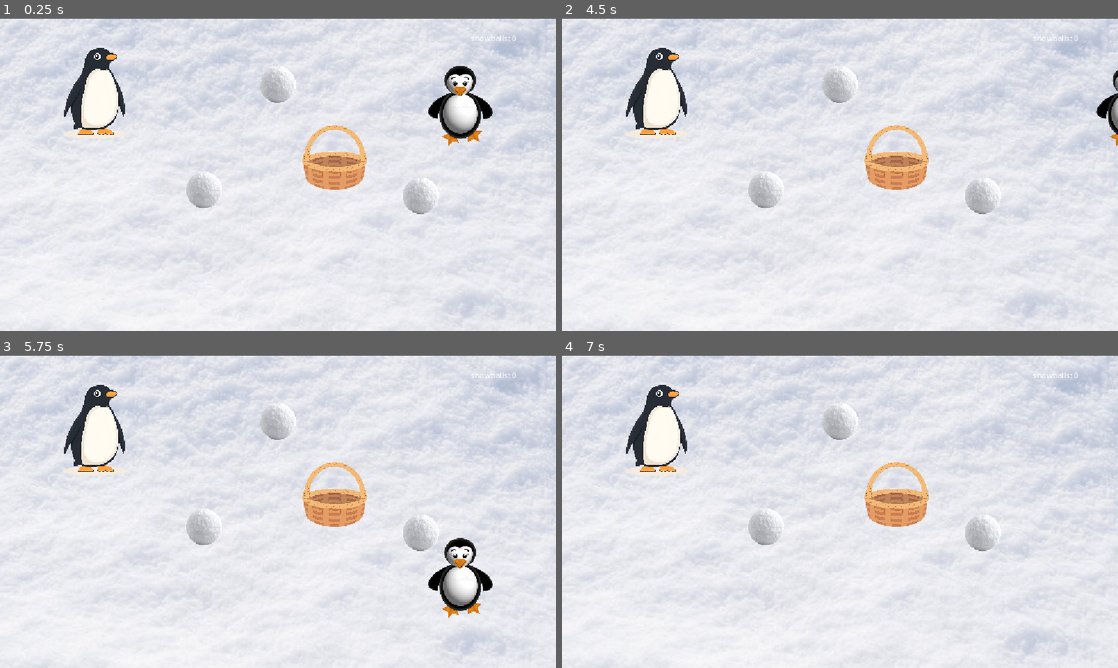
Above: before the commit, frames 1-4 (two rows, left to right).
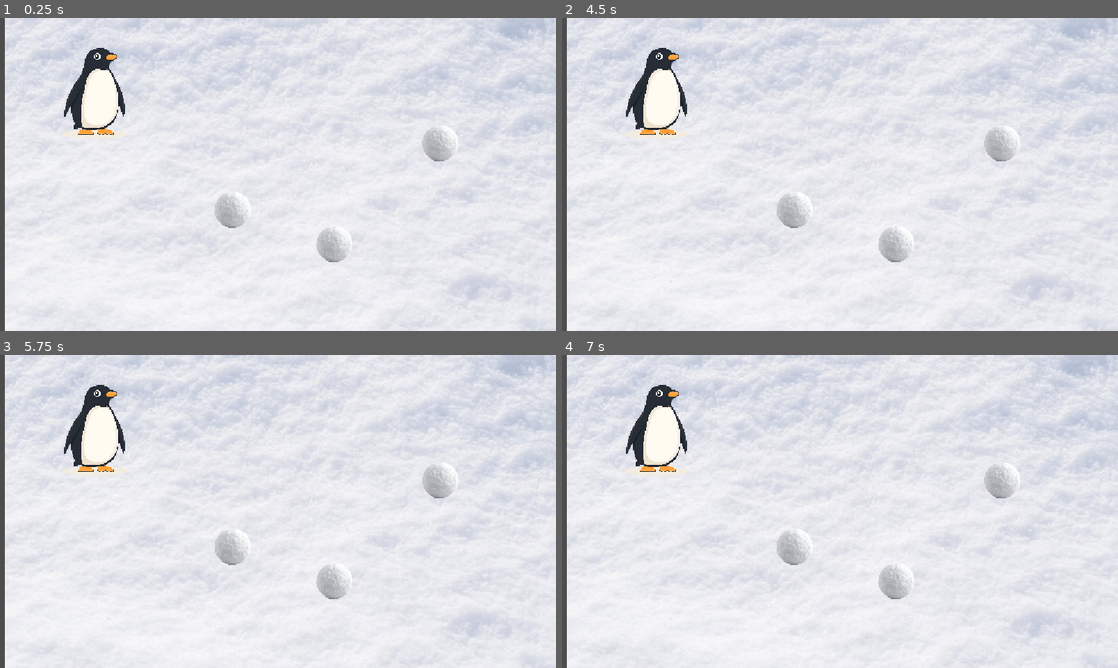
Above: after the commit, the same moments.

Repository: spaniker/snowglobe
Game: Godot game, scene res://main.tscn
Same seed, same stepped clock (60 frames per second), same inputs: the game is played once before the commit and once after it.
Inputs (mouse positions are in pixels of both pictures, inside the frame that each line leads up to):
- Up to frame 1 (0.25 s): no input
- Up to frame 2 (4.5 s): tap Enter (ui_accept) at 0.5, 1.35, 1.52, 1.82, 2, 2.85, 3.02, 3.32, 3.5, 4.35 s; move the mouse to (962, 158) at 0.52 s; hold D (move_right, bound only before the commit) 0.53-1.28 s; hold Enter (ui_accept) 0.53-1.28 s; move the mouse to (728, 190) at 1.27 s; hold S (move_down, bound only before the commit) 1.28-2.03 s; move the mouse to (895, 105) at 2.02 s; hold D (move_right, bound only before the commit) 2.03-2.78 s; hold Enter (ui_accept) 2.03-2.78 s; move the mouse to (812, 237) at 2.77 s; hold W (move_up, bound only before the commit) 2.78-3.53 s; move the mouse to (1006, 221) at 3.52 s; hold Enter (ui_accept) 3.53-4.28 s; hold A (move_left, bound only before the commit) from 3.53 s (still down); move the mouse to (673, 127) at 4.27 s
- Up to frame 3 (5.75 s): tap Enter (ui_accept) at 4.52, 4.82 s; move the mouse to (305, 511) at 5.02 s; release A (move_left, bound only before the commit) at 5.03 s; hold S (move_down, bound only before the commit) from 5.03 s (still down); hold Enter (ui_accept) from 5.03 s (still down)
- Up to frame 4 (7 s): move the mouse to (756, 433) at 5.77 s; release S (move_down, bound only before the commit) at 5.78 s; release Enter (ui_accept) at 5.78 s; hold D (move_right, bound only before the commit) 5.78-6.53 s; tap Enter (ui_accept) at 5.85, 6.02, 6.32 s; move the mouse to (962, 495) at 6.52 s; hold W (move_up, bound only before the commit) from 6.53 s (still down); hold Enter (ui_accept) from 6.53 s (still down)

The runs differ from the first frame. In frame 1, 9.7% of the frame differs, in the area x 0-100%, y 0-100%; in frame 2, 8.8%; in frame 3, 9.7%; in frame 4, 8.5%.

Commit message:
awesome branch

Diff:
--- a/EMERGENCY/icon.svg
+++ /dev/null
@@ -1 +0,0 @@
-<svg xmlns="http://www.w3.org/2000/svg" width="128" height="128"><rect width="124" height="124" x="2" y="2" fill="#363d52" stroke="#212532" stroke-width="4" rx="14"/><g fill="#fff" transform="translate(12.322 12.322)scale(.101)"><path d="M105 673v33q407 354 814 0v-33z"/><path fill="#478cbf" d="m105 673 152 14q12 1 15 14l4 67 132 10 8-61q2-11 15-15h162q13 4 15 15l8 61 132-10 4-67q3-13 15-14l152-14V427q30-39 56-81-35-59-83-108-43 20-82 47-40-37-88-64 7-51 8-102-59-28-123-42-26 43-46 89-49-7-98 0-20-46-46-89-64 14-123 42 1 51 8 102-48 27-88 64-39-27-82-47-48 49-83 108 26 42 56 81zm0 33v39c0 276 813 276 814 0v-39l-134 12-5 69q-2 10-14 13l-162 11q-12 0-16-11l-10-65H446l-10 65q-4 11-16 11l-162-11q-12-3-14-13l-5-69z"/><path d="M483 600c0 34 58 34 58 0v-86c0-34-58-34-58 0z"/><circle cx="725" cy="526" r="90"/><circle cx="299" cy="526" r="90"/></g><g fill="#414042" transform="translate(12.322 12.322)scale(.101)"><circle cx="307" cy="532" r="60"/><circle cx="717" cy="532" r="60"/></g></svg>
--- a/EMERGENCY/main.tscn
+++ /dev/null
@@ -1,88 +0,0 @@
-[gd_scene format=3 uid="uid://c8b2wnsc2cwoe"]
-
-[ext_resource type="Script" uid="uid://c08f0w5fg563f" path="res://player.gd" id="1_0xm2m"]
-[ext_resource type="Texture2D" uid="uid://p33ytvr6m1ke" path="res://snowBackground.jpg" id="1_7mycd"]
-[ext_resource type="Texture2D" uid="uid://dc6nj7wk1br1i" path="res://penguin.webp" id="1_ig7tw"]
-[ext_resource type="Texture2D" uid="uid://b87qfuwe6ykr2" path="res://snowball.png" id="3_h2yge"]
-[ext_resource type="PackedScene" uid="uid://ckihe2dax3rjm" path="res://snowball.tscn" id="4_1bvp3"]
-
-[sub_resource type="CapsuleShape2D" id="CapsuleShape2D_1bvp3"]
-radius = 73.0
-height = 445.83447
-
-[node name="Node2D" type="Node2D" unique_id=2110419258]
-
-[node name="Sprite2D" type="Sprite2D" parent="." unique_id=724129610]
-position = Vector2(578.5, 343.5)
-scale = Vector2(2.15, 1.8972223)
-texture = ExtResource("1_7mycd")
-
-[node name="Player" type="CharacterBody2D" parent="." unique_id=959422412]
-position = Vector2(-230, -82)
-script = ExtResource("1_0xm2m")
-
-[node name="Sprite2D" type="Sprite2D" parent="Player" unique_id=714545535]
-position = Vector2(432.00006, 234)
-scale = Vector2(0.244, 0.25)
-texture = ExtResource("1_ig7tw")
-
-[node name="PickupArea" type="Area2D" parent="Player" unique_id=1639901760 groups=["snowball"]]
-position = Vector2(-1, -2)
-
-[node name="CollisionShape2D" type="CollisionShape2D" parent="Player/PickupArea" unique_id=691489953]
-position = Vector2(431, 240)
-scale = Vector2(1, -0.47999883)
-shape = SubResource("CapsuleShape2D_1bvp3")
-
-[node name="SnowballOne" type="Sprite2D" parent="Player" unique_id=1320167316]
-visible = false
-position = Vector2(486, 283)
-scale = Vector2(0.1, 0.1)
-texture = ExtResource("3_h2yge")
-
-[node name="SnowballTwo" type="Sprite2D" parent="Player" unique_id=1507512641]
-visible = false
-position = Vector2(479.99997, 272.99997)
-scale = Vector2(0.1, 0.1)
-texture = ExtResource("3_h2yge")
-
-[node name="SnowballTwo" type="Sprite2D" parent="Player/SnowballTwo" unique_id=1844535936]
-position = Vector2(20.000336, -319.9997)
-scale = Vector2(1, 1.02)
-texture = ExtResource("3_h2yge")
-
-[node name="SnowballThree" type="Sprite2D" parent="Player" unique_id=290720126]
-visible = false
-position = Vector2(479.99997, 272.99997)
-scale = Vector2(0.1, 0.1)
-texture = ExtResource("3_h2yge")
-
-[node name="SnowballTwo" type="Sprite2D" parent="Player/SnowballThree" unique_id=959197155]
-position = Vector2(20.000336, -319.9997)
-scale = Vector2(1, 1.02)
-texture = ExtResource("3_h2yge")
-
-[node name="SnowballTwo" type="Sprite2D" parent="Player/SnowballThree/SnowballTwo" unique_id=1252766547]
-position = Vector2(3.2424927e-05, -323.52942)
-scale = Vector2(1, 1.02)
-texture = ExtResource("3_h2yge")
-
-[node name="CanvasLayer" type="CanvasLayer" parent="Player" unique_id=1669607031]
-
-[node name="SnowballCountDisplay" type="Label" parent="Player/CanvasLayer" unique_id=676164038]
-offset_left = 975.0
-offset_top = 30.0
-offset_right = 1070.0
-offset_bottom = 53.0
-text = "snowballs: 0"
-
-[node name="Snowball" parent="." unique_id=1933276526 instance=ExtResource("4_1bvp3")]
-position = Vector2(-1149, -120)
-
-[node name="Snowball2" parent="." unique_id=1083809803 instance=ExtResource("4_1bvp3")]
-position = Vector2(-853, 110)
-
-[node name="Snowball3" parent="." unique_id=325336188 instance=ExtResource("4_1bvp3")]
-position = Vector2(-1302, 98)
-
-[connection signal="area_entered" from="Player/PickupArea" to="Player" method="_on_pickup_area_area_entered"]
--- a/EMERGENCY/new_script.gd
+++ /dev/null
@@ -1 +0,0 @@
-extends Node
--- a/EMERGENCY/player.gd
+++ /dev/null
@@ -1,26 +0,0 @@
-extends CharacterBody2D
-
-var snowball_count = 0
-
-func _physics_process(delta):
-	var input_direction = Input.get_vector("ui_left", "ui_right", "ui_up", "ui_down");
-	velocity = input_direction*400
-	move_and_slide()
-
-
-func _on_pickup_area_area_entered(area: Area2D) -> void:
-	if area.is_in_group("snowball") and snowball_count == 0:
-		area.queue_free()
-		snowball_count +=1
-		$SnowballOne.visible = true
-	elif area.is_in_group("snowball") and snowball_count == 1:
-		area.queue_free()
-		$SnowballOne.visible = false
-		$SnowballTwo.visible = true
-		snowball_count +=1
-	elif area.is_in_group("snowball") and snowball_count == 2:
-		area.queue_free()
-		$SnowballOne.visible = false
-		$SnowballTwo.visible = false
-		$SnowballThree.visible = true
-		snowball_count +=1
--- a/EMERGENCY/project.godot
+++ /dev/null
@@ -1,35 +0,0 @@
-; Engine configuration file.
-; It's best edited using the editor UI and not directly,
-; since the parameters that go here are not all obvious.
-;
-; Format:
-;   [section] ; section goes between []
-;   param=value ; assign values to parameters
-
-config_version=5
-
-[application]
-
-config/name="freeze2"
-run/main_scene="uid://c8b2wnsc2cwoe"
-config/features=PackedStringArray("4.7", "Forward Plus")
-config/icon="res://icon.svg"
-
-[display]
-
-window/stretch/mode="canvas_items"
-window/stretch/aspect="expand"
-
-[global_group]
-
-snowball=""
-basket=""
-
-[physics]
-
-3d/physics_engine="Jolt Physics"
-
-[rendering]
-
-rendering_device/driver.windows="d3d12"
-renderer/rendering_method="gl_compatibility"
--- a/EMERGENCY/snowball.tscn
+++ /dev/null
@@ -1,18 +0,0 @@
-[gd_scene format=3 uid="uid://ckihe2dax3rjm"]
-
-[ext_resource type="Texture2D" uid="uid://b87qfuwe6ykr2" path="res://snowball.png" id="1_srvs4"]
-
-[sub_resource type="CircleShape2D" id="CircleShape2D_b1g8g"]
-radius = 144.88617
-
-[node name="Snowball" type="Area2D" unique_id=1933276526 groups=["snowball"]]
-
-[node name="Sprite2D" type="Sprite2D" parent="." unique_id=1521423600]
-position = Vector2(1725.0001, 258.00003)
-scale = Vector2(0.1706674, 0.1747419)
-texture = ExtResource("1_srvs4")
-
-[node name="CollisionShape2D" type="CollisionShape2D" parent="." unique_id=1259706680]
-position = Vector2(1725, 258)
-scale = Vector2(0.25, 0.25)
-shape = SubResource("CircleShape2D_b1g8g")
--- a/main.tscn
+++ b/main.tscn
@@ -3,42 +3,32 @@
 [ext_resource type="Script" uid="uid://c08f0w5fg563f" path="res://player.gd" id="1_0xm2m"]
 [ext_resource type="Texture2D" uid="uid://p33ytvr6m1ke" path="res://snowBackground.jpg" id="1_7mycd"]
 [ext_resource type="Texture2D" uid="uid://dc6nj7wk1br1i" path="res://penguin.webp" id="1_ig7tw"]
-[ext_resource type="Texture2D" uid="uid://coufn4uuadqsq" path="res://basket.png" id="1_lquwl"]
 [ext_resource type="Texture2D" uid="uid://b87qfuwe6ykr2" path="res://snowball.png" id="3_h2yge"]
 [ext_resource type="PackedScene" uid="uid://ckihe2dax3rjm" path="res://snowball.tscn" id="4_1bvp3"]
-[ext_resource type="Script" uid="uid://cmq0yswtkn4l7" path="res://player_2.gd" id="7_5vw27"]
-[ext_resource type="Texture2D" uid="uid://c8tb4vawf11vd" path="res://penguin (1).png" id="8_kek77"]
-
-[sub_resource type="CircleShape2D" id="CircleShape2D_b1g8g"]
-radius = 206.80084
+[ext_resource type="Script" uid="uid://k0xkaam4kjpk" path="res://snowball_one.gd" id="5_272bh"]
+[ext_resource type="Script" uid="uid://dwpnk2xs2bob3" path="res://snowball_three.gd" id="6_5vw27"]
 
 [sub_resource type="CapsuleShape2D" id="CapsuleShape2D_1bvp3"]
 radius = 73.0
 height = 445.83447
 
-[sub_resource type="CapsuleShape2D" id="CapsuleShape2D_xvnu6"]
-radius = 82.0
-height = 232.0
-
 [node name="Node2D" type="Node2D" unique_id=2110419258]
 
+[node name="Snowball" parent="." unique_id=1933276526 instance=ExtResource("4_1bvp3")]
+position = Vector2(463, -106)
+
+[node name="Snowball2" parent="." unique_id=1083809803 instance=ExtResource("4_1bvp3")]
+position = Vector2(244, 103)
+
+[node name="Snowball3" parent="." unique_id=325336188 instance=ExtResource("4_1bvp3")]
+z_index = 5
+position = Vector2(33, 32)
+
 [node name="Sprite2D" type="Sprite2D" parent="." unique_id=724129610]
-position = Vector2(578.5, 343.5)
+z_index = -3
+position = Vector2(590, 307)
 scale = Vector2(2.15, 1.8972223)
 texture = ExtResource("1_7mycd")
-
-[node name="Basket" type="Area2D" parent="." unique_id=402363079 groups=["basket"]]
-position = Vector2(-230, -82)
-
-[node name="CollisionShape2D" type="CollisionShape2D" parent="Basket" unique_id=1276431112]
-position = Vector2(924, 371.2)
-scale = Vector2(0.3, 0.24172662)
-shape = SubResource("CircleShape2D_b1g8g")
-
-[node name="Sprite2D" type="Sprite2D" parent="Basket" unique_id=142985365]
-position = Vector2(923, 371.2)
-scale = Vector2(0.3, 0.24172662)
-texture = ExtResource("1_lquwl")
 
 [node name="Player" type="CharacterBody2D" parent="." unique_id=959422412]
 position = Vector2(-230, -82)
@@ -57,13 +47,44 @@
 scale = Vector2(1, -0.47999883)
 shape = SubResource("CapsuleShape2D_1bvp3")
 
-[node name="HeldSnowball" type="Sprite2D" parent="Player" unique_id=1320167316]
+[node name="SnowballOne" type="Sprite2D" parent="Player" unique_id=1320167316]
 visible = false
 position = Vector2(486, 283)
 scale = Vector2(0.1, 0.1)
 texture = ExtResource("3_h2yge")
+script = ExtResource("5_272bh")
+
+[node name="SnowballTwo" type="Sprite2D" parent="Player" unique_id=1507512641]
+visible = false
+position = Vector2(479.99997, 272.99997)
+scale = Vector2(0.1, 0.1)
+texture = ExtResource("3_h2yge")
+
+[node name="SnowballTwo" type="Sprite2D" parent="Player/SnowballTwo" unique_id=1844535936]
+position = Vector2(20.000336, -319.9997)
+scale = Vector2(1, 1.02)
+texture = ExtResource("3_h2yge")
+
+[node name="SnowballThree" type="Sprite2D" parent="Player" unique_id=290720126]
+visible = false
+position = Vector2(479.99997, 272.99997)
+scale = Vector2(0.1, 0.1)
+texture = ExtResource("3_h2yge")
+script = ExtResource("6_5vw27")
+
+[node name="SnowballTwo" type="Sprite2D" parent="Player/SnowballThree" unique_id=959197155]
+position = Vector2(20.000336, -319.9997)
+scale = Vector2(1, 1.02)
+texture = ExtResource("3_h2yge")
+
+[node name="SnowballTwo" type="Sprite2D" parent="Player/SnowballThree/SnowballTwo" unique_id=1252766547]
+position = Vector2(3.2424927e-05, -323.52942)
+scale = Vector2(1, 1.02)
+texture = ExtResource("3_h2yge")
 
 [node name="CanvasLayer" type="CanvasLayer" parent="Player" unique_id=1669607031]
+layer = 0
+visible = false
 
 [node name="SnowballCountDisplay" type="Label" parent="Player/CanvasLayer" unique_id=676164038]
 offset_left = 975.0
@@ -72,35 +93,4 @@
 offset_bottom = 53.0
 text = "snowballs: 0"
 
-[node name="Player2" type="CharacterBody2D" parent="." unique_id=1414740980]
-script = ExtResource("7_5vw27")
-
-[node name="Sprite2D" type="Sprite2D" parent="Player2" unique_id=714084444]
-position = Vector2(954, 182)
-scale = Vector2(0.46706587, 0.4311164)
-texture = ExtResource("8_kek77")
-
-[node name="PickupArea" type="Area2D" parent="Player2" unique_id=2046041335]
-position = Vector2(6.1035156e-05, 0)
-scale = Vector2(0.99999994, 1)
-
-[node name="CollisionShape2D" type="CollisionShape2D" parent="Player2/PickupArea" unique_id=1068230587]
-position = Vector2(956, 184)
-shape = SubResource("CapsuleShape2D_xvnu6")
-
-[node name="HeldSnowball" type="Sprite2D" parent="Player2/PickupArea" unique_id=2063569603]
-visible = false
-position = Vector2(1002.0001, 206.00003)
-scale = Vector2(0.05599998, 0.054000065)
-texture = ExtResource("3_h2yge")
-
-[node name="Snowball" parent="." unique_id=1933276526 instance=ExtResource("4_1bvp3")]
-position = Vector2(-1149, -120)
-
-[node name="Snowball2" parent="." unique_id=1083809803 instance=ExtResource("4_1bvp3")]
-position = Vector2(-853, 110)
-
-[node name="Snowball3" parent="." unique_id=325336188 instance=ExtResource("4_1bvp3")]
-position = Vector2(-1302, 98)
-
 [connection signal="area_entered" from="Player/PickupArea" to="Player" method="_on_pickup_area_area_entered"]
--- a/player.gd
+++ b/player.gd
@@ -1,19 +1,42 @@
 extends CharacterBody2D
 
+const SNOWBALL_SCENE = preload("res://snowball.tscn")
 var snowball_count = 0
+var facing_direction: Vector2 = Vector2.RIGHT
 
 func _physics_process(delta):
 	var input_direction = Input.get_vector("ui_left", "ui_right", "ui_up", "ui_down");
+	if input_direction != Vector2.ZERO:
+		facing_direction = input_direction.normalized()
+		if input_direction.x != 0:
+			$Sprite2D.flip_h = input_direction.x < 0
+
 	velocity = input_direction*400
 	move_and_slide()
 
+func _unhandled_input(event: InputEvent) -> void:
+		if event.is_action_pressed("ui_accept"):
+			if snowball_count>0:
+				throwsnowball()
+
+func throwsnowball() -> void:
+	snowball_count -= 1
+	update_snowball_visuals()
+	var snowball = SNOWBALL_SCENE.instantiate()
+	snowball.remove_from_group("snowball")
+	var throw_dir = (get_global_mouse_position() - global_position).normalized()
+	snowball.global_position = global_position + (throw_dir * 60.0)
+	snowball.direction = facing_direction
+	get_tree().current_scene.add_child(snowball)
+
+
+func update_snowball_visuals() -> void:
+	$SnowballOne.visible = (snowball_count == 1)
+	$SnowballTwo.visible = (snowball_count == 2)
+	$SnowballThree.visible = (snowball_count == 3)
 
 func _on_pickup_area_area_entered(area: Area2D) -> void:
-	if area.is_in_group("snowball") and not $HeldSnowball.visible:
+	if area.is_in_group("snowball"):
 		area.queue_free()
-		$HeldSnowball.visible = true
-
-	if area.is_in_group("basket"):
-		$HeldSnowball.visible = false
 		snowball_count += 1
-		$CanvasLayer/SnowballCountDisplay.text= "snowball count: " + str(snowball_count)
+		update_snowball_visuals()
--- a/player_2.gd
+++ /dev/null
@@ -1,19 +0,0 @@
-extends CharacterBody2D
-
-var snowball_count = 0
-
-func _physics_process(delta):
-	var input_direction = Input.get_vector("move_left", "move_right", "move_up", "move_down");
-	velocity = input_direction * 400
-	move_and_slide()
-
-
-func _on_pickup_area_area_entered(area: Area2D) -> void:
-	if area.is_in_group("snowball") and not $HeldSnowball.visible:
-		area.queue_free()
-		$HeldSnowball.visible = true
-
-	if area.is_in_group("basket"):
-		$HeldSnowball.visible = false
-		snowball_count += 1
-		$CanvasLayer/SnowballCountDisplay.text= "snowball count: " + str(snowball_count)
--- a/project.godot
+++ b/project.godot
@@ -25,29 +25,6 @@
 snowball=""
 basket=""
 
-[input]
-
-move_left={
-"deadzone": 0.2,
-"events": [Object(InputEventKey,"resource_local_to_scene":false,"resource_name":"","device":-1,"window_id":0,"alt_pressed":false,"shift_pressed":false,"ctrl_pressed":false,"meta_pressed":false,"pressed":false,"keycode":0,"physical_keycode":65,"key_label":0,"unicode":97,"location":0,"echo":false,"script":null)
-]
-}
-move_right={
-"deadzone": 0.2,
-"events": [Object(InputEventKey,"resource_local_to_scene":false,"resource_name":"","device":-1,"window_id":0,"alt_pressed":false,"shift_pressed":false,"ctrl_pressed":false,"meta_pressed":false,"pressed":false,"keycode":0,"physical_keycode":68,"key_label":0,"unicode":100,"location":0,"echo":false,"script":null)
-]
-}
-move_up={
-"deadzone": 0.2,
-"events": [Object(InputEventKey,"resource_local_to_scene":false,"resource_name":"","device":-1,"window_id":0,"alt_pressed":false,"shift_pressed":false,"ctrl_pressed":false,"meta_pressed":false,"pressed":false,"keycode":0,"physical_keycode":87,"key_label":0,"unicode":119,"location":0,"echo":false,"script":null)
-]
-}
-move_down={
-"deadzone": 0.2,
-"events": [Object(InputEventKey,"resource_local_to_scene":false,"resource_name":"","device":-1,"window_id":0,"alt_pressed":false,"shift_pressed":false,"ctrl_pressed":false,"meta_pressed":false,"pressed":false,"keycode":0,"physical_keycode":83,"key_label":0,"unicode":115,"location":0,"echo":false,"script":null)
-]
-}
-
 [physics]
 
 3d/physics_engine="Jolt Physics"
--- /dev/null
+++ b/snowball.gd
@@ -0,0 +1,7 @@
+extends Area2D
+
+@export var speed: float = 600.0
+var direction: Vector2 = Vector2.ZERO # Defaults to ZERO so snowballs on the ground stay still!
+
+func _process(delta: float) -> void:
+	position += direction * speed * delta
--- a/snowball.tscn
+++ b/snowball.tscn
@@ -1,18 +1,20 @@
 [gd_scene format=3 uid="uid://ckihe2dax3rjm"]
 
+[ext_resource type="Script" uid="uid://neg5vrnch4bw" path="res://snowball.gd" id="1_i8p5v"]
 [ext_resource type="Texture2D" uid="uid://b87qfuwe6ykr2" path="res://snowball.png" id="1_srvs4"]
 
 [sub_resource type="CircleShape2D" id="CircleShape2D_b1g8g"]
 radius = 144.88617
 
 [node name="Snowball" type="Area2D" unique_id=1933276526 groups=["snowball"]]
+script = ExtResource("1_i8p5v")
 
 [node name="Sprite2D" type="Sprite2D" parent="." unique_id=1521423600]
-position = Vector2(1725.0001, 258.00003)
+position = Vector2(449, 365)
 scale = Vector2(0.1706674, 0.1747419)
 texture = ExtResource("1_srvs4")
 
 [node name="CollisionShape2D" type="CollisionShape2D" parent="." unique_id=1259706680]
-position = Vector2(1725, 258)
+position = Vector2(448, 365)
 scale = Vector2(0.25, 0.25)
 shape = SubResource("CircleShape2D_b1g8g")
--- /dev/null
+++ b/snowball_one.gd
@@ -0,0 +1 @@
+extends Sprite2D
--- /dev/null
+++ b/snowball_three.gd
@@ -0,0 +1 @@
+extends Sprite2D
Binary file removed: EMERGENCY/basket.png
Not shown, removed: EMERGENCY/basket.png.import
Not shown, removed: EMERGENCY/icon.svg.import
Not shown, removed: EMERGENCY/new_script.gd.uid
Binary file removed: EMERGENCY/penguin.webp
Not shown, removed: EMERGENCY/penguin.webp.import
Not shown, removed: EMERGENCY/player.gd.uid
Binary file removed: EMERGENCY/snowBackground.jpg
Not shown, removed: EMERGENCY/snowBackground.jpg.import
Binary file removed: EMERGENCY/snowball.png
Not shown, removed: EMERGENCY/snowball.png.import
Binary file removed: penguin (1).png
(and 8 more such lines)
